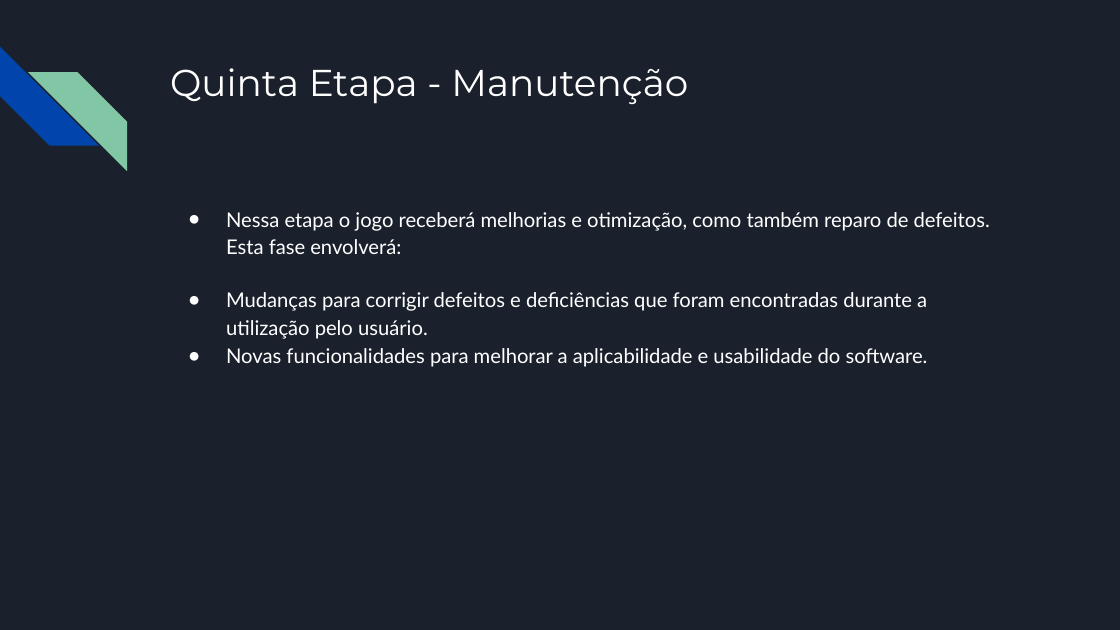
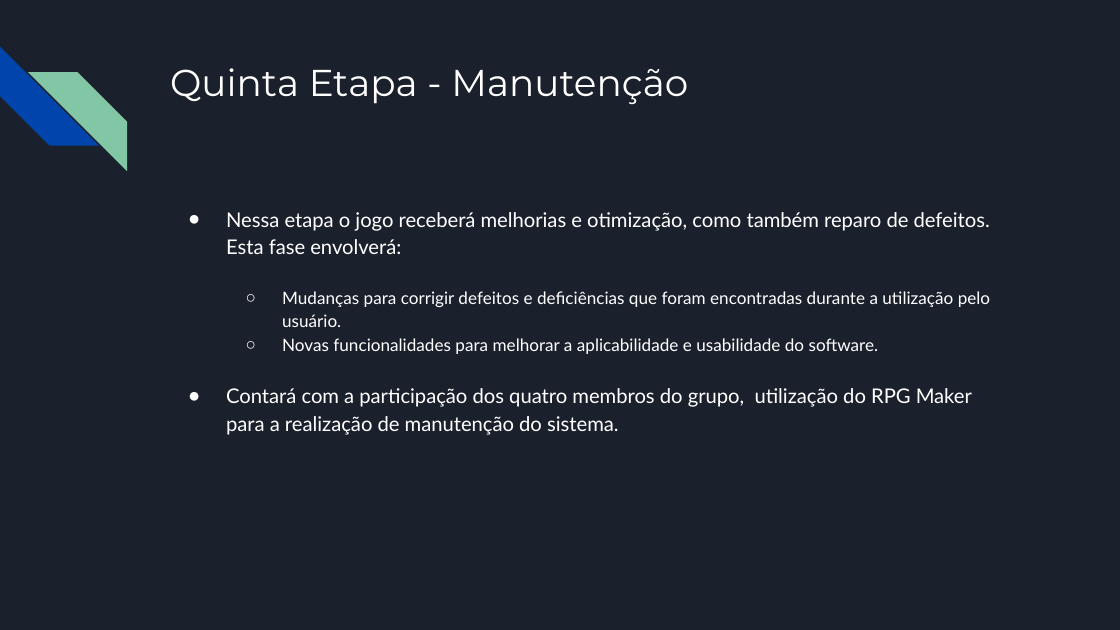
Before and after one commit to Aloizio02/ES-1.2018-Grupo-5, a slide deck: slide 12 of Apresentação 03.pptx. Drawn at 1120x630 pixels with LibreOffice and Linux fonts; fonts in the diff are those of the drawing. Boxes give left, top, right and bottom in pixels: in the first picture for what was removed or moved away, otherwise in the second. Text is boxed around its words. In the diff, an @@ line names an element or a change of style, - is before the commit and + after.

```diff
--- a/Apresentação 03.pptx
+++ b/Apresentação 03.pptx
@@ text at [282,291,990,354]: size 13 to 11 pt in "Mudanças para corrigir defeitos e deficiências que ...", "Novas funcionalidades para melhorar a aplicabilidade e ..."; bullet ● to ○; list level 1 to 2 in "Mudanças para corrigir defeitos e ..."; list level 1 to 2 in "Novas funcionalidades para melhorar a ..." @@
@@ text at [226,388,972,435]: paragraph added @@
+● Contará com a participação dos quatro membros do grupo, utilização do RPG Maker para a realização de manutenção do sistema.
```
Also in this commit, not shown: 1 other slide changed, 3 slides added.
